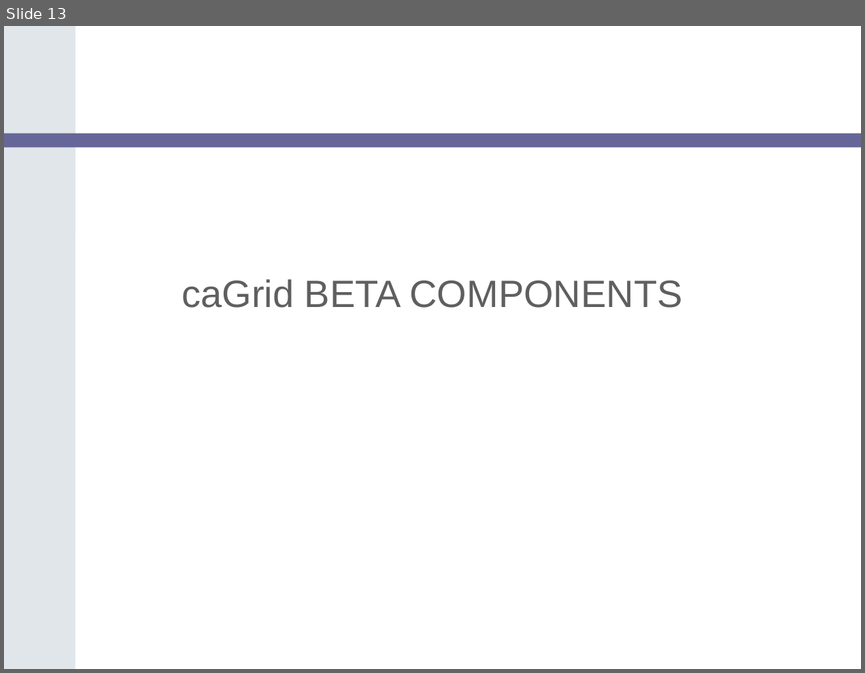
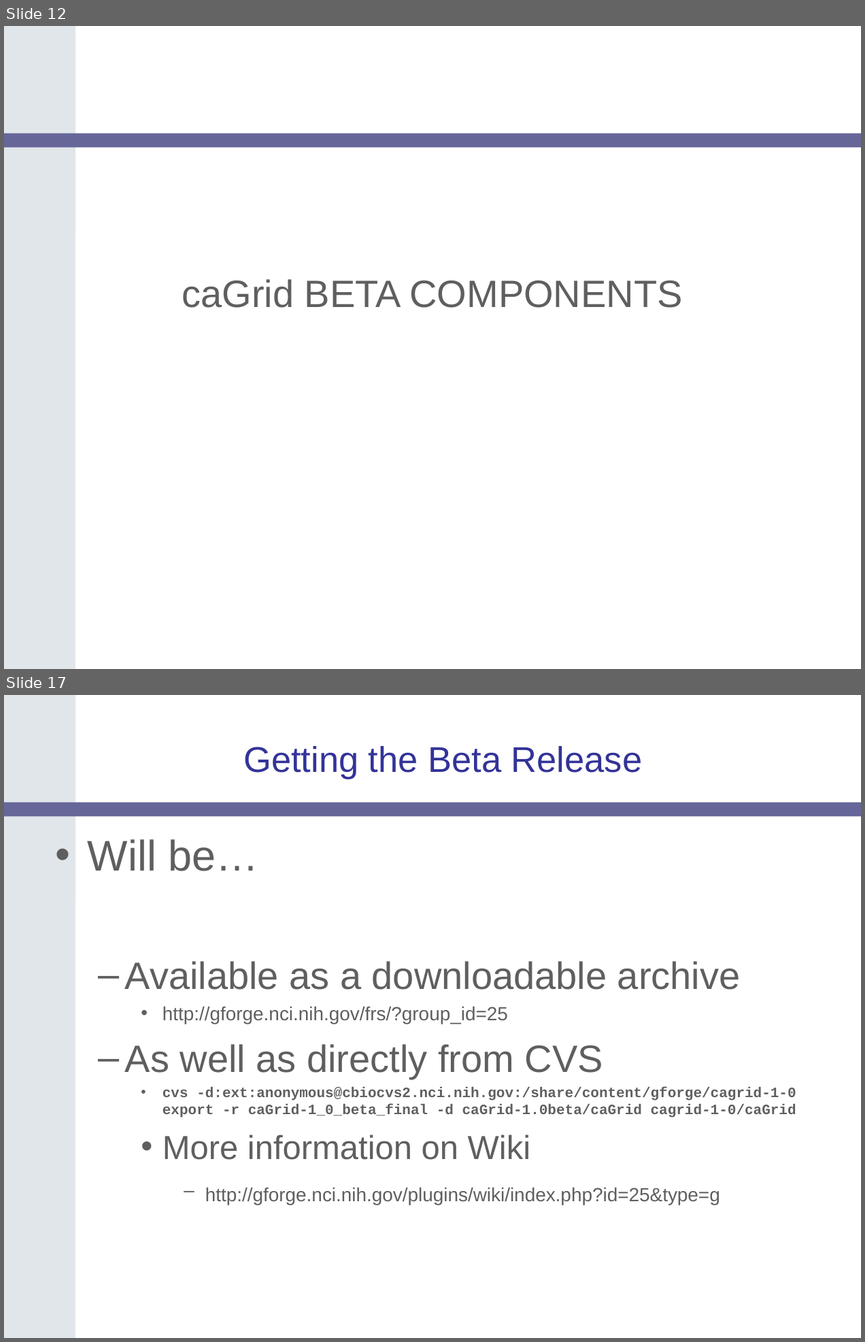
Before and after one commit to NCIP/cagrid-docs, a slide deck: presentations/200607_VCDE_ARCH/caGrid-1.0_Beta_Release.ppt. Shown one above the other, each under a label of ours: slide 13 before the commit, slides 12 and 17 after it; the slides between them are not shown. The pictures are 865x673 and 865x1342 pixels, drawn with LibreOffice and Linux fonts; fonts in the diff are those of the drawing; background and template pictures are left out. Boxes give left, top, right and bottom in pixels: in the first picture for what was removed or moved away, otherwise in the second. Text is boxed around its words. In the diff, an @@ line names an element or a change of style, - is before the commit and + after.

```diff
--- a/presentations/200607_VCDE_ARCH/caGrid-1.0_Beta_Release.ppt
+++ b/presentations/200607_VCDE_ARCH/caGrid-1.0_Beta_Release.ppt
@@ slide 17 added at [4,695,861,1338], background #FFFFFF; not listed: 2 template elements that a slide beside it also shows @@
@@ title added at [243,746,643,779], 30 pt, text #333399 @@
+Getting the Beta Release
@@ text added at [88,839,796,1204], 12 pt, text #5F5F5F @@
+• Will be…
+  – Available as a downloadable archive
+    • http://gforge.nci.nih.gov/frs/?group_id=25
+  – As well as directly from CVS
+    • cvs -d:ext:anonymous@cbiocvs2.nci.nih.gov:/share/content/gforge/cagrid-1-0 export -r caGrid-1_0_beta_final -d caGrid-1.0beta/caGrid cagrid-1-0/caGrid
+    • More information on Wiki
+      – http://gforge.nci.nih.gov/plugins/wiki/index.php?id=25&type=g
@@ what was slide 13 is now slide 12 @@
```
Also in this commit, not shown: 5 slides changed, 11 other slides added, 1 slide removed.
